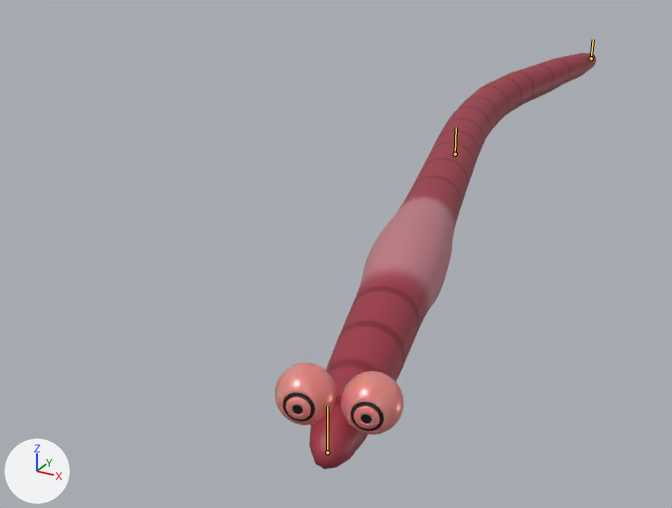
The Blender file models/worm/worm.blend: old version first, new version second.
The view is the same before and after, from a camera (50 mm lens) standing at (12.0, -30.8, 10.4) and looking at (-2.7, -4.1, -3.0). The axes (+X, +Y, +Z) are drawn at lower left. The lights are the same throughout. Both versions are drawn at frame 0 of the action 'WormLeft'; the numbers are the values there. The bones that bend it are drawn over the model as lines.
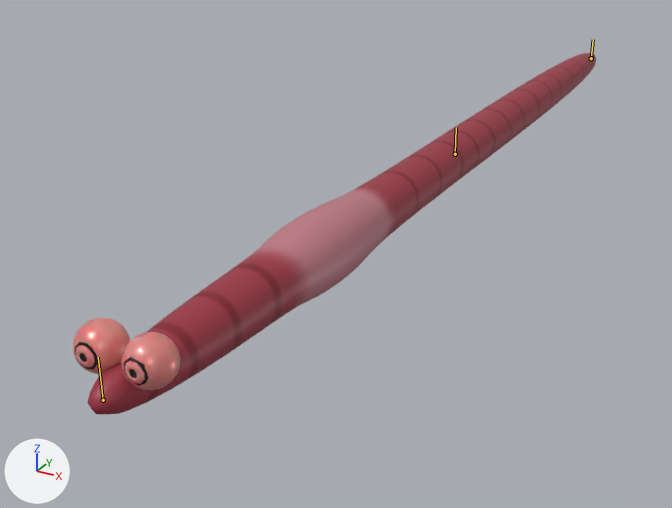
Edits to the bpy script that builds the scene:
```text
Change bone_bone_004:
    where bone_bone_004 = bpy.data.objects['Armature'].pose.bones['Bone.004']  # child of 'Bone'
    bone_bone_004.rotation_quaternion: (0.991, 0.0, 0.131, 0.0) -> (1.0, 0.0, 0.0, 0.0)  # degrees (0, 15, 0) -> degrees (0, 0, 0)
```

Changed parts and their boxes [x1, y1, x2, y2] in the pictures (672 x 508 px):
'Cube', posed (58% wider, 13% shorter)
    before: [275, 53, 596, 469]
    after: [87, 53, 596, 414]
'Cube.001', now drawn (pink)
    after: [121, 332, 180, 390]
    faces in mat_eyesanteef (pink #e78585): [121, 332, 180, 390]
    faces in mat_blackeyes (black #000000): [124, 357, 148, 386]
'Cube.002', now drawn (pink)
    after: [73, 318, 130, 374]
    faces in mat_eyesanteef (pink #e78585): [73, 318, 130, 374]
    faces in mat_blackeyes (black #000000): [75, 342, 98, 369]
